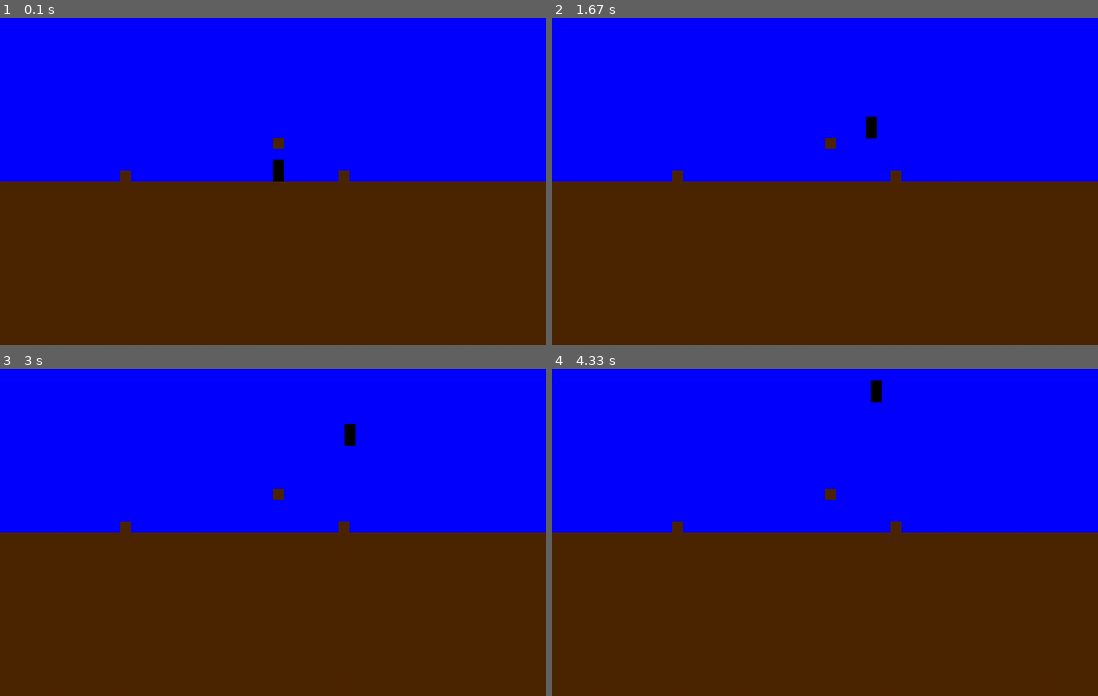
Above: before the commit, frames 1-4 (two rows, left to right).
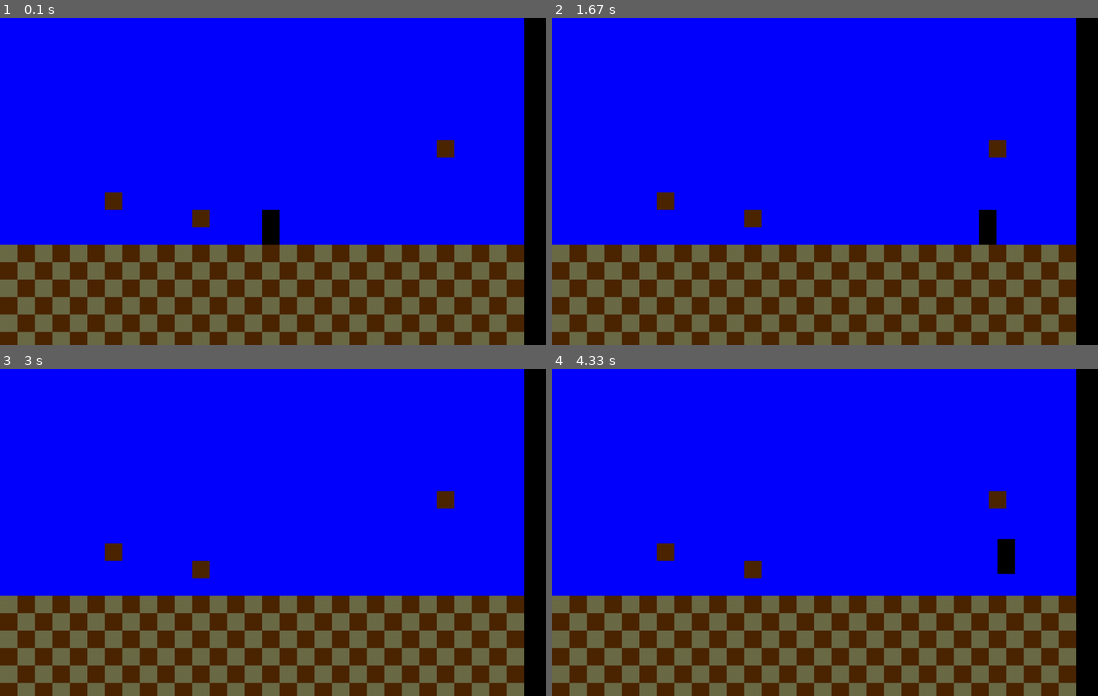
Above: after the commit, the same moments.

Repository: diduk001/terraria-clone-pygame
Game: pygame game, started from Main.py
Two runs of this game, one before a commit and one after it. Both use one fixed random seed, a clock stepped at 60 frames per second and the inputs below.
Inputs:
- Up to frame 1 (0.1 s): no input
- Up to frame 2 (1.67 s): hold Space 0.33-0.8 s; hold D 0.33-0.8 s; hold Tab 0.83-1.3 s; hold D 0.83-1.3 s; hold Tab from 1.33 s (still down); hold D from 1.33 s (still down)
- Up to frame 3 (3 s): release Tab at 1.8 s; release D at 1.8 s; hold D 1.83-2.3 s; hold D from 2.67 s (still down)
- Up to frame 4 (4.33 s): release D at 3.13 s; hold A 3.17-3.7 s; hold A 3.73-4.13 s; hold W from 4.17 s (still down)

The runs differ from the first frame. In frame 1, 38% of the frame differs, in the area x 0-100%, y 0-100%; in frame 2, 38%; in frame 3, 38%; in frame 4, 38%.

Commit message:
Completed sprites physics Rethought player

Diff:
--- a/Blocks.py
+++ b/Blocks.py
@@ -6,7 +6,7 @@
 
 
 class Block:
-    size = 20
+    size = 32
 
     def __init__(self, id, x, y):
         # id блока и его координаты в блоках;
--- a/Main.py
+++ b/Main.py
@@ -1,7 +1,7 @@
 import pygame
 import World
 import Blocks
-import Player
+import Mobs
 import Inventory
 
 def main():
@@ -15,46 +15,39 @@
     # Создание мира и игрока в ценре мира
 
     world = World.World(screen)
-    player = Player.Player(world.width // 2 * Blocks.Block.size, (world.height // 2 - 2) * Blocks.Block.size)
+    player = Mobs.Player(world.width // 2 * Blocks.Block.size, (world.height // 2 - 2) * Blocks.Block.size)
     inventory = Inventory.Window()
     # Настройка fps, цикла игры
 
-    fps = 60
+    fps = 120
     clock = pygame.time.Clock()
     running = True
 
     while running:
         # Обработка событий
-        if pygame.key.get_pressed()[32] and player.up:
-            player.jump()
+        if pygame.key.get_pressed()[100]:
+            player.move_right()
+        if pygame.key.get_pressed()[97]:
+            player.move_left()
         for event in pygame.event.get():
+            if event.type == pygame.KEYDOWN and (event.key == 32 or event.key == 119):
+                player.jump()
             if event.type == pygame.KEYDOWN and event.key == 9:
                 if inventory.open:
                     inventory.open = False
                 else:
                     inventory.open = True
-            if event.type == pygame.KEYDOWN:
-                if event.key == 100 and player.right:
-                    player.speed_x(player.speed)
-                if event.key == 97 and player.left:
-                    player.speed_x(-player.speed)
-            if event.type == pygame.KEYUP:
-                if event.key == 100 and player.vx != 0:
-                    player.speed_x(-player.speed)
-                if event.key == 97 and player.vx != 0:
-                    player.speed_x(player.speed)
             if event.type == pygame.QUIT:
                 running = False
 
         world.show()
-        player.show(screen)
         if inventory.open:
             inventory.show(screen)
         pygame.display.flip()
 
         # Обновление персонажа
         player.move()
-
+        player.update()
 
         clock.tick(fps)
 
--- a/Mobs.py
+++ b/Mobs.py
@@ -1,20 +1,75 @@
 import pygame
+from Blocks import Block
+import Sprites
 
 
 class Mobs:
-    def __init__(self):
+    def __init__(self, x, y):
+        # координаты по x, y
+        self.x = x
+        self.y = y
+        self.size = 1
+        self.width = int()
+        self.height = int()
+        self.vx = 0
+        self.vy = 0
         self.hp = int()
-        self.height = int()
-        self.wight = int()
-        self.x = int()
-        self.y = int()
-        self.speed_x = int()
-        self.speed_y = int()
+        self.jump_speed = int()
+        self.jump_time = int()
+        self.jump_now = False
+        self.now_jump_time = 0
         self.attack = int()
-        self.is_aggressive = bool()
+        self.speed = int()
+        self.image = pygame.Surface((self.width, self.height))
+        self.sprite = Sprites.MobSprite(self)
+
+    def move(self):
+        self.sprite.move()
+
+    def move_right(self):
+        if self.right_free:
+            self.vx += self.speed
+
+    def move_left(self):
+        if self.left_free:
+            self.vx -= self.speed
+
+    def update(self):
+        self.vx = 0
+        if self.jump_now:
+            self.now_jump_time += 1
+            print(self.now_jump_time)
+        if self.now_jump_time == self.jump_time:
+            self.now_jump_time = 0
+            self.jump_now = False
+        self.right_free = True
+        self.left_free = True
+        self.down_free = True
+        self.up_free = True
+
+    def jump(self):
+        if self.vy == 0 and self.up_free:
+            self.jump_now = True
+            self.vy = self.jump_speed
 
     def damage(self, x):
         self.hp -= x
 
-    def punch(self, mob):
-        mob.damage(self.attack)
+    def is_live(self):
+        if self.hp > 0:
+            return True
+        return False
+
+
+class Player(Mobs):
+    def __init__(self, x, y):
+        super().__init__(x, y)
+        self.hp = 100
+        self.width = 1 * Block.size
+        self.height = 2 * Block.size
+        self.jump_speed = -8
+        self.jump_time = 16
+        self.attack = int()
+        self.speed = 2
+        self.image = pygame.Surface((self.width, self.height))
+        self.sprite = Sprites.MobSprite(self)
--- a/Sprites.py
+++ b/Sprites.py
@@ -17,6 +17,7 @@
 blocks_sprites = pygame.sprite.Group()
 mobs_sprites = pygame.sprite.Group()
 player_sprite = pygame.sprite.Group()
+border_sprites = pygame.sprite.Group()
 
 
 class MySprite(pygame.sprite.Sprite):
@@ -42,45 +43,71 @@
         self.block = block
 
 
-class PlayerSprite(MySprite):
-    def __init__(self, player):
-        super().__init__(player_sprite, player)
-        self.player = player
+class BorderSprites(pygame.sprite.Sprite):
+    def __init__(self, group, x, y, width, height):
+        super().__init__(group)
+        self.image = pygame.Surface((width, height))
+        self.rect = self.image.get_rect()
+        self.rect.x = x
+        self.rect.y = y
 
-    def move(self):
-        self.rect = self.rect.move(self.player.vx // 10, self.player.vy // 30)
-        self.player.x = self.rect.x
-        self.player.y = self.rect.y
-        self.player.up = True
-        self.player.down = True
-        self.player.left = True
-        self.player.right = True
-        for block_sprite in pygame.sprite.spritecollide(self, blocks_sprites, False):
-            # врезался в блок слева
-            block = block_sprite.block
-            if (block.name == 'Air'):
-                print(block.y * block.size + 1 - (self.player.y + 2 * block.size))
-            if (block.x + 1) * block.size == self.player.x + 1 and block.solidity_pickaxe != -1:
-                self.player.vx = 0
-                self.player.left = False
-            # врезался в блок справа
-            elif block.x * block.size + 1 == self.player.x + block.size and block.solidity_pickaxe != -1:
-                self.player.vx = 0
-                self.player.right = False
-            # врезался в блок сверху
-            elif (block.y + 1) * block.size == self.player.y + 1 and block.solidity_pickaxe != -1:
-                self.player.vy = max(0, self.player.vy)
-                self.player.up = False
-            # врезался в блок снизу
-            elif block.y * block.size + 1 == self.player.y + 2 * block.size and block.solidity_pickaxe != -1:
-                self.player.vy = min(0, self.player.vy)
-                print('hah')
-                self.player.down = False
-            elif block.y * block.size + 1 == self.player.y + 2 * block.size and block.solidity_pickaxe == 1:
-                self.player.vy = 1
-                print("YES")
+    def update_coordinates(self, x, y):
+        self.rect.x = x
+        self.rect.y = y
 
 
 class MobSprite(MySprite):
     def __init__(self, mob):
         super().__init__(mobs_sprites, mob)
+        self.mob = mob
+        up = [self.mob.x, self.mob.y + self.mob.jump_speed, self.mob.width, -self.mob.jump_speed]
+        down = [self.mob.x, self.mob.y + self.mob.height, self.mob.width, -self.mob.jump_speed]
+        left = [self.mob.x - self.mob.speed, self.mob.y, self.mob.speed, self.mob.height]
+        right = [self.mob.x + self.mob.width, self.mob.y, self.mob.speed, self.mob.height]
+        self.up = BorderSprites(border_sprites, *up)
+        self.down = BorderSprites(border_sprites, *down)
+        self.left = BorderSprites(border_sprites, *left)
+        self.right = BorderSprites(border_sprites, *right)
+
+    def move(self):
+        # блоки в которые врезался игрок сверху
+        for block_sprite in pygame.sprite.spritecollide(self.up, blocks_sprites, False):
+            block = block_sprite.block
+            if block.solidity_pickaxe != -1:
+                self.mob.jump_now = False
+                self.mob.vy = max(0, self.mob.vy)
+                self.mob.up_free = False
+                self.mob.now_jump_time = 0
+
+        # блоки в которые врезался игрок снизу
+        for block_sprite in pygame.sprite.spritecollide(self.down, blocks_sprites, False):
+            block = block_sprite.block
+            if block.solidity_pickaxe != -1:
+                self.mob.vy = min(0, self.mob.vy)
+                self.mob.down_free = False
+            elif not self.mob.jump_now:
+                self.mob.vy = -self.mob.jump_speed
+
+        # блоки в которые врезался игрок слева
+        for block_sprite in pygame.sprite.spritecollide(self.left, blocks_sprites, False):
+            block = block_sprite.block
+            if block.solidity_pickaxe != -1:
+                self.mob.vx = max(0, self.mob.vx)
+                self.mob.right = False
+
+        # блоки в которые врезался игрок справа
+        for block_sprite in pygame.sprite.spritecollide(self.right, blocks_sprites, False):
+            block = block_sprite.block
+            if block.solidity_pickaxe != -1:
+                self.mob.vx = min(0, self.mob.vx)
+                self.mob.right = False
+        self.rect = self.rect.move(self.mob.vx, self.mob.vy)
+        self.update_coordinates()
+
+    def update_coordinates(self):
+        self.mob.x = self.rect.x
+        self.mob.y = self.rect.y
+        self.up.update_coordinates(self.mob.x, self.mob.y - 1)
+        self.down.update_coordinates(self.mob.x, self.mob.y + self.mob.height)
+        self.left.update_coordinates(self.mob.x - self.mob.speed, self.mob.y)
+        self.right.update_coordinates(self.mob.x + self.mob.width, self.mob.y)
--- a/World.py
+++ b/World.py
@@ -7,8 +7,8 @@
 
     # Высота и Ширина мира (в блоках)
     size = Blocks.Block.size
-    width = 50
-    height = 30
+    width = 30
+    height = 26
 
     def __init__(self, screen):
         self.world = list()
@@ -25,13 +25,17 @@
         # Часть мира заполняется землёй
         for y in range(self.height // 2, self.height):
             for x in range(self.width):
-                self.world[x][y] = Blocks.Dirt(x, y)
-
-        self.world[31][14] = Blocks.Dirt(31, 14)
-        self.world[11][14] = Blocks.Dirt(11, 14)
-        self.world[25][11] = Blocks.Dirt(25, 11)
+                self.world[x][y].sprite.delete()
+                if (x + y) % 2 == 0:
+                    self.world[x][y] = Blocks.Dirt(x, y)
+                else:
+                    self.world[x][y] = Blocks.Stone(x, y)
+        self.world[6][10] = Blocks.Dirt(6, 10)
+        self.world[11][11] = Blocks.Dirt(11, 11)
+        self.world[25][7] = Blocks.Dirt(25, 7)
 
     # Функция отрисовки
 
     def show(self):
         Sprites.blocks_sprites.draw(self.screen)
+        Sprites.mobs_sprites.draw(self.screen)
